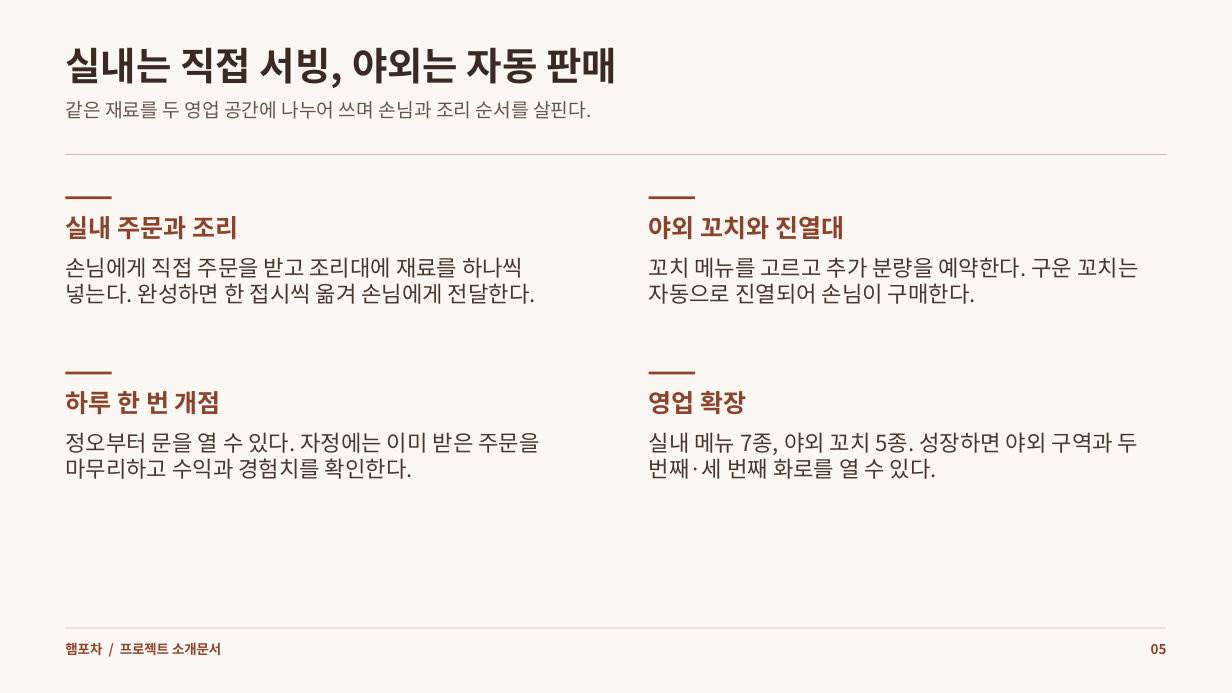
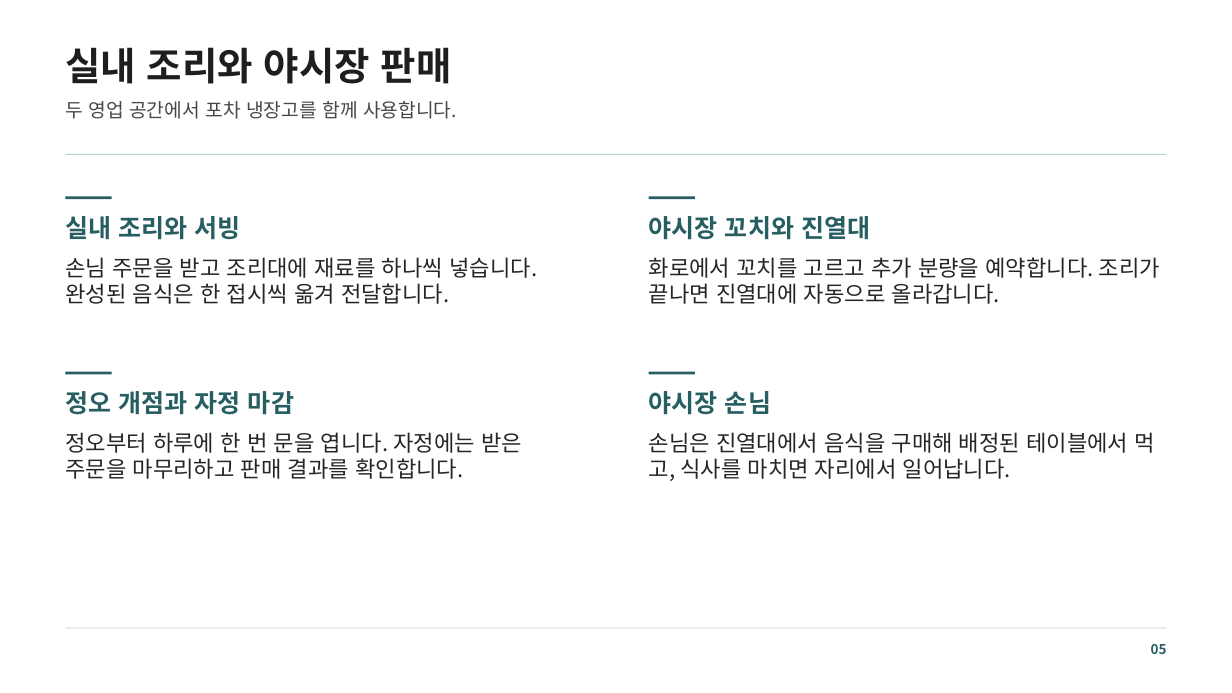
Before and after one commit to mjoon31/mjoon31, a slide deck: slide 5 of docs/assets/resources/ham-pocha/introduction.pptx. Drawn at 1232x693 pixels with LibreOffice and Linux fonts; fonts in the diff are those of the drawing. Boxes give left, top, right and bottom in pixels: in the first picture for what was removed or moved away, otherwise in the second. Text is boxed around its words. In the diff, an @@ line names an element or a change of style, - is before the commit and + after.

```diff
--- a/docs/assets/resources/ham-pocha/introduction.pptx
+++ b/docs/assets/resources/ham-pocha/introduction.pptx
@@ background #FBF8F3 to #FFFFFF @@
@@ text at (65, 47, 452, 84): text changed; text colour #3B2A22 to #1E1E1E @@
-실내는 직접 서빙, 야외는 자동 판매
+실내 조리와 야시장 판매
@@ text at (65, 101, 457, 119): text changed; text colour #67574B to #484848 @@
-같은 재료를 두 영업 공간에 나누어 쓰며 손님과 조리 순서를 살핀다.
+두 영업 공간에서 포차 냉장고를 함께 사용합니다.
@@ rectangle at (66, 154, 1167, 155): fill #D8BCA7 to #BCD4D5 @@
@@ text at (65, 216, 241, 240): text changed; text colour #8C4329 to #265E62 @@
-실내 주문과 조리
+실내 조리와 서빙
@@ text at (649, 216, 870, 240): text changed; text colour #8C4329 to #265E62 @@
-야외 꼬치와 진열대
+야시장 꼬치와 진열대
@@ text at (65, 257, 537, 304): text changed; text colour #48372D to #262626 @@
-손님에게 직접 주문을 받고 조리대에 재료를 하나씩 넣는다. 완성하면 한 접시씩 옮겨 손님에게 전달한다.
+손님 주문을 받고 조리대에 재료를 하나씩 넣습니다. 완성된 음식은 한 접시씩 옮겨 전달합니다.
@@ text at (649, 257, 1160, 304): text changed; text colour #48372D to #262626 @@
-꼬치 메뉴를 고르고 추가 분량을 예약한다. 구운 꼬치는 자동으로 진열되어 손님이 구매한다.
+화로에서 꼬치를 고르고 추가 분량을 예약합니다. 조리가 끝나면 진열대에 자동으로 올라갑니다.
@@ fill #8C4329 to #265E62 in 4 elements at (66, 196, 112, 199), (649, 196, 695, 199), (66, 372, 112, 374), (649, 372, 695, 374) @@
@@ text at (65, 391, 294, 415): text changed; text colour #8C4329 to #265E62 @@
-하루 한 번 개점
+정오 개점과 자정 마감
@@ text at (649, 391, 771, 415): text changed; text colour #8C4329 to #265E62 @@
-영업 확장
+야시장 손님
@@ text at (65, 432, 522, 479): text changed; text colour #48372D to #262626 @@
-정오부터 문을 열 수 있다. 자정에는 이미 받은 주문을 마무리하고 수익과 경험치를 확인한다.
+정오부터 하루에 한 번 문을 엽니다. 자정에는 받은 주문을 마무리하고 판매 결과를 확인합니다.
@@ text at (649, 432, 1155, 481): text changed; text colour #48372D to #262626 @@
-실내 메뉴 7종, 야외 꼬치 5종. 성장하면 야외 구역과 두 번째·세 번째 화로를 열 수 있다.
+손님은 진열대에서 음식을 구매해 배정된 테이블에서 먹고, 식사를 마치면 자리에서 일어납니다.
@@ rectangle at (66, 628, 1167, 628): fill #D8BCA7 to #BCD4D5 @@
@@ text removed at (65, 642, 221, 656) @@
-햄포차 / 프로젝트 소개문서
@@ text "05" at (1151, 644, 1167, 654): text colour #8C4329 to #265E62 @@
```
Also in this commit, not shown: 8 other slides changed, 28 other files.
